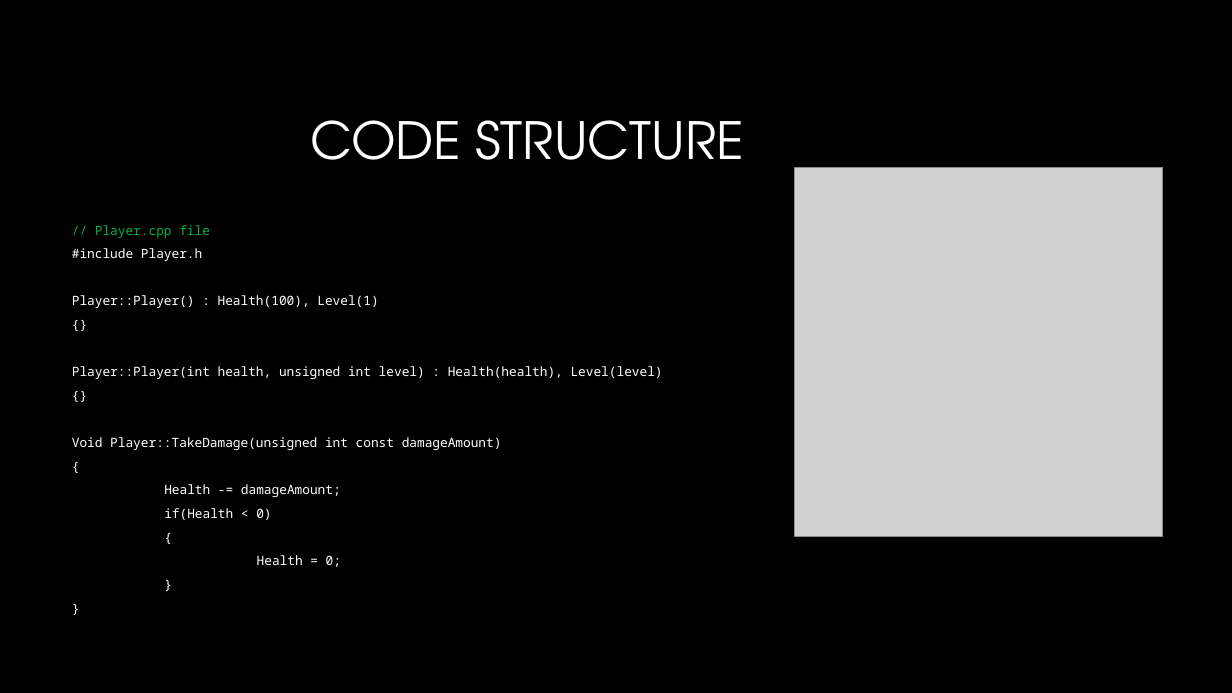
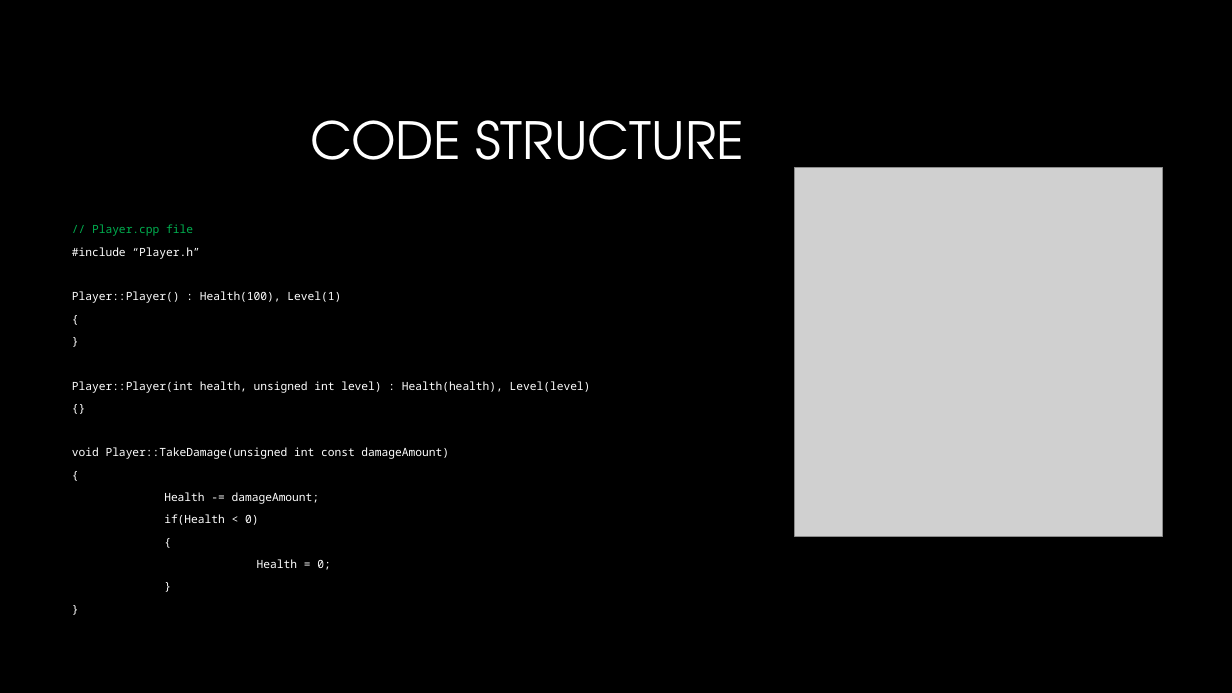
Before and after one commit to shachash1984/Tiltan_UnrealEngineCourse, a slide deck: slide 8 of Classes/Class_3/5_CPP_Basics_Classes_2.pptx. Drawn at 1232x693 pixels with LibreOffice and Linux fonts; fonts in the diff are those of the drawing; grey boxes stand for pictures; background and template pictures are left out. Boxes give left, top, right and bottom in pixels: in the first picture for what was removed or moved away, otherwise in the second. Text is boxed around its words. In the diff, an @@ line names an element or a change of style, - is before the commit and + after.

```diff
--- a/Classes/Class_3/5_CPP_Basics_Classes_2.pptx
+++ b/Classes/Class_3/5_CPP_Basics_Classes_2.pptx
@@ text at box(72, 224, 591, 570): text changed; size 10 to 8.8 pt @@
-{}
+{
+}
@@ text at box(72, 224, 591, 570): size 10 to 8.8 pt in "// Player.cpp file", "Player::Player() : Health(100), Level(1)", "Player::Player(int health, unsigned int level) : Health(heal ...", "{}" and 7 more places @@
@@ text at box(72, 247, 199, 259): text changed; size 10 to 8.8 pt @@
-#include Player.h
+#include “Player.h”
@@ text at box(72, 447, 449, 459): text changed; size 10 to 8.8 pt @@
-Void Player::TakeDamage(unsigned int const damageAmount)
+void Player::TakeDamage(unsigned int const damageAmount)
```
Also in this commit, not shown: 1 other slide changed, 8 other files.
